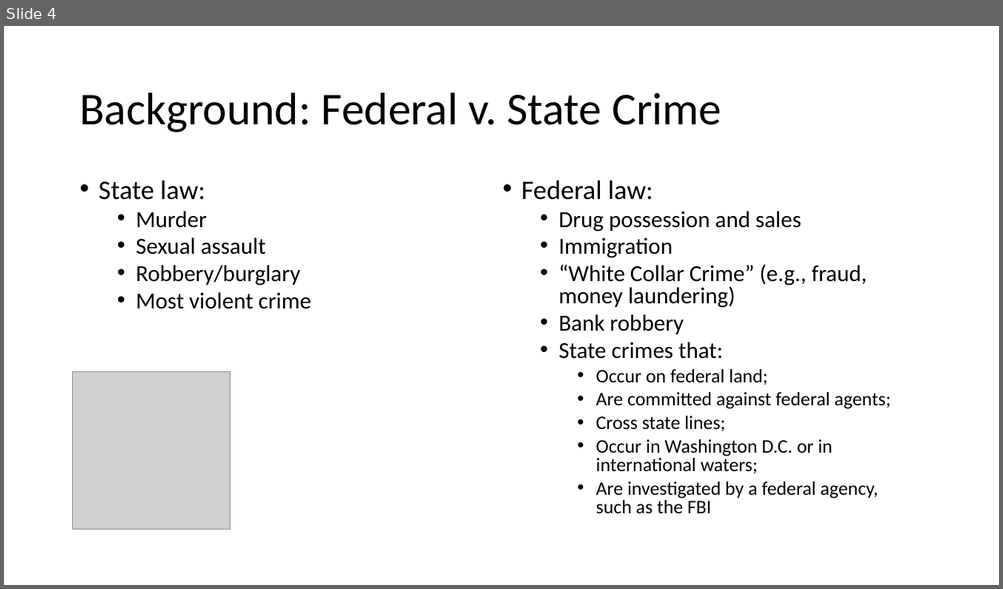
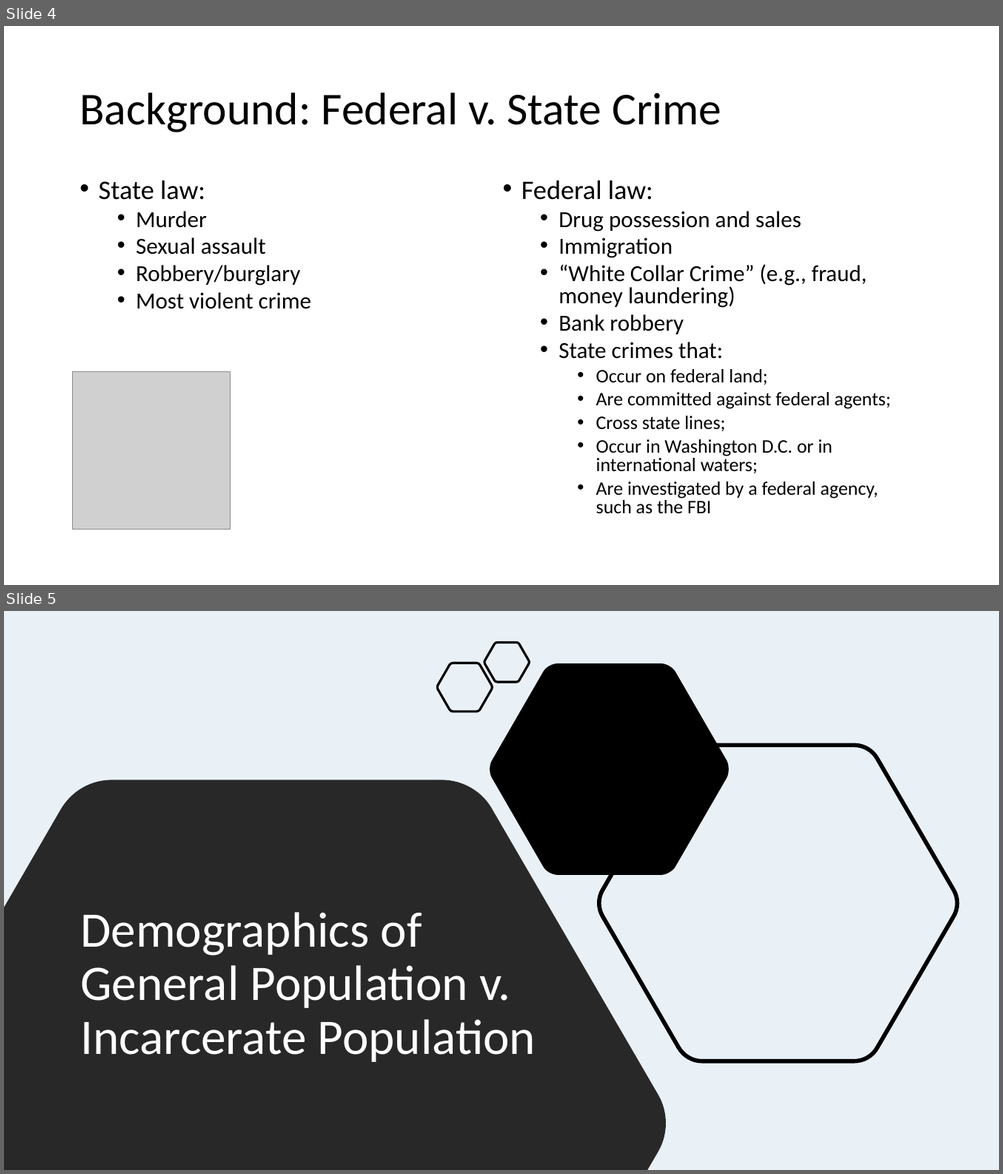
Before and after one commit to jenwhitson/sentencing_project, a slide deck: Presentation.pptx. Shown one above the other, each under a label of ours: slide 4 before the commit, slides 4 and 5 after it. The pictures are 1003x589 and 1003x1174 pixels, drawn with LibreOffice and Linux fonts; fonts in the diff are those of the drawing; grey boxes stand for pictures. Boxes give left, top, right and bottom in pixels: in the first picture for what was removed or moved away, otherwise in the second. Text is boxed around its words. In the diff, an @@ line names an element or a change of style, - is before the commit and + after.

Commit message:
updated titles for presentation

```diff
--- a/Presentation.pptx
+++ b/Presentation.pptx
@@ slide 5 added at box(4, 611, 999, 1170), background #EAF1F6 @@
@@ freeform shape added at box(484, 642, 529, 682), outline #000000 2.25 pt @@
@@ freeform shape added at box(437, 664, 492, 712), outline #000000 2.25 pt @@
@@ freeform shape added at box(489, 664, 728, 875), fill #000000 @@
@@ freeform shape added at box(598, 745, 959, 1062), outline #000000 4 pt @@
@@ freeform shape added at box(4, 780, 666, 1170), fill #262626 @@
@@ title added at box(80, 912, 535, 1062), 48 pt, text #FFFFFF @@
+Demographics of General Population v. Incarcerate Population
```
Also in this commit, not shown: 7 slides changed, 2 other slides added, 2 slides removed.
